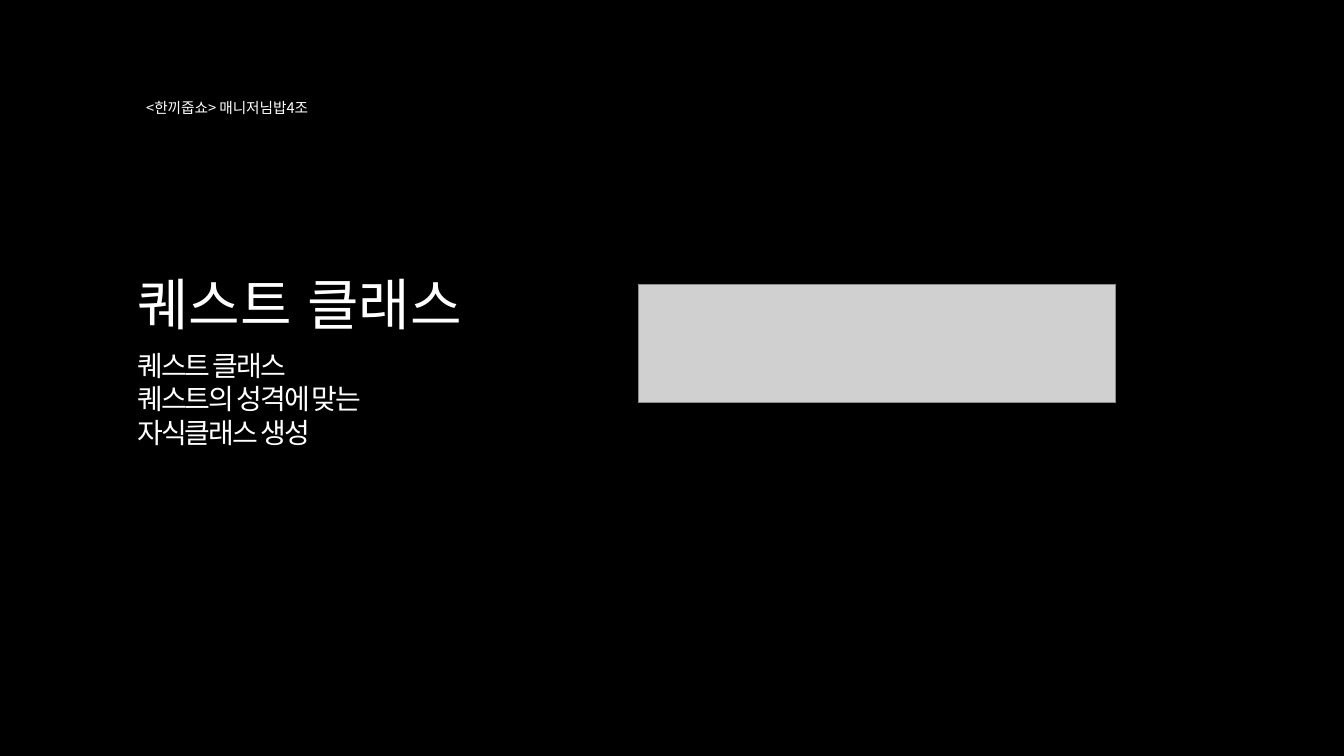
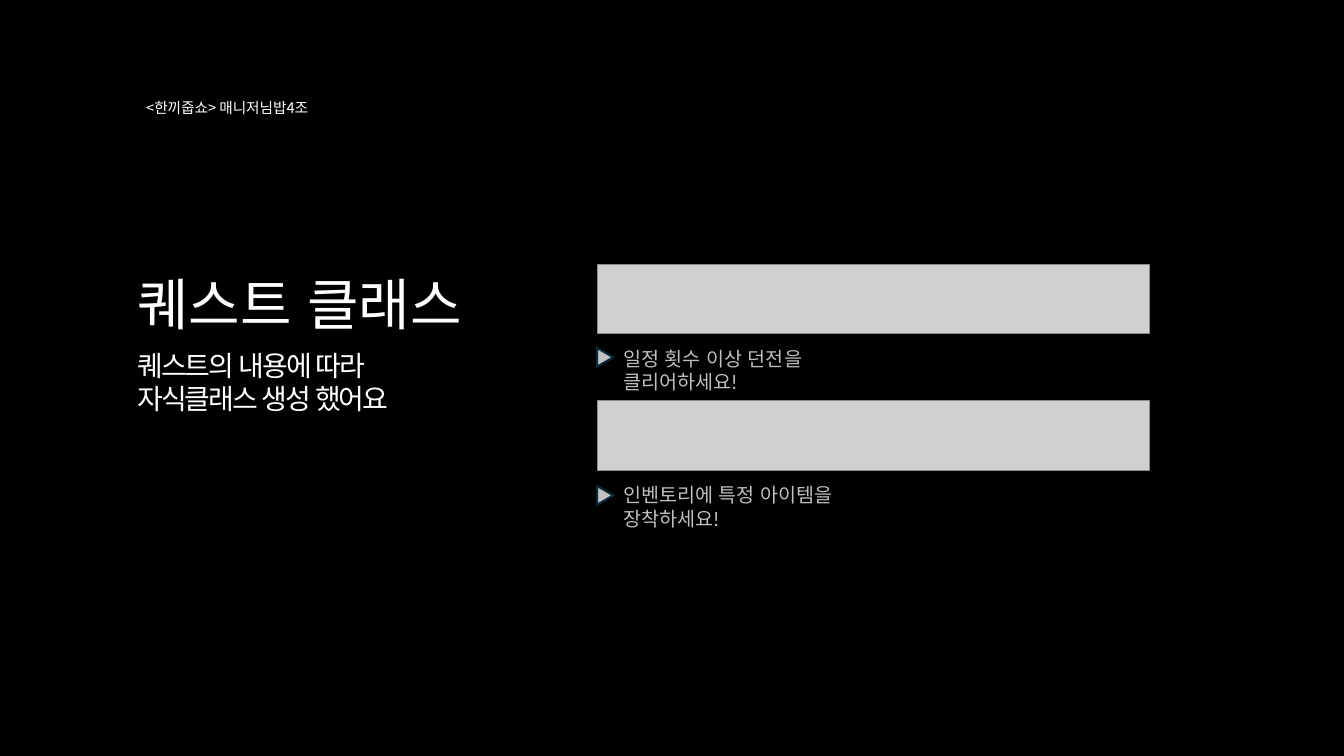
Before and after one commit to LI-JiYoon/TxtRPG, a slide deck: slide 16 of PPT/한끼줍쇼v2 (던전, 퀘스트 내용 추가).pptx (slide 15 before the commit). Drawn at 1344x756 pixels with LibreOffice and Linux fonts; fonts in the diff are those of the drawing; grey boxes stand for pictures. Boxes give left, top, right and bottom in pixels: in the first picture for what was removed or moved away, otherwise in the second. Text is boxed around its words. In the diff, an @@ line names an element or a change of style, - is before the commit and + after.

```diff
--- a/PPT/한끼줍쇼v2 (던전, 퀘스트 내용 추가).pptx
+++ b/PPT/한끼줍쇼v2 (던전, 퀘스트 내용 추가).pptx
@@ picture added at (x1=597, y1=265, x2=1149, y2=334) @@
@@ text at (x1=138, y1=352, x2=388, y2=412): text changed @@
-퀘스트 클래스
-퀘스트의 성격에 맞는
-자식클래스 생성
+퀘스트의 내용에 따라
+자식클래스 생성 했어요
@@ triangle added at (x1=597, y1=348, x2=614, y2=368), fill #FFFFFF at 76% opacity, outline #092A39 1.5 pt @@
@@ text added at (x1=623, y1=349, x2=802, y2=391), 14 pt, text #BFBFBF @@
+일정 횟수 이상 던전을 클리어하세요!
@@ picture resized from (x1=639, y1=284, x2=1116, y2=402) to (x1=597, y1=400, x2=1149, y2=471) @@
@@ triangle added at (x1=597, y1=485, x2=614, y2=505), fill #FFFFFF at 76% opacity, outline #092A39 1.5 pt @@
@@ text added at (x1=623, y1=485, x2=833, y2=528), 14 pt, text #BFBFBF @@
+인벤토리에 특정 아이템을 장착하세요!
```
Also in this commit, not shown: 2 other slides changed, 9 other files.
